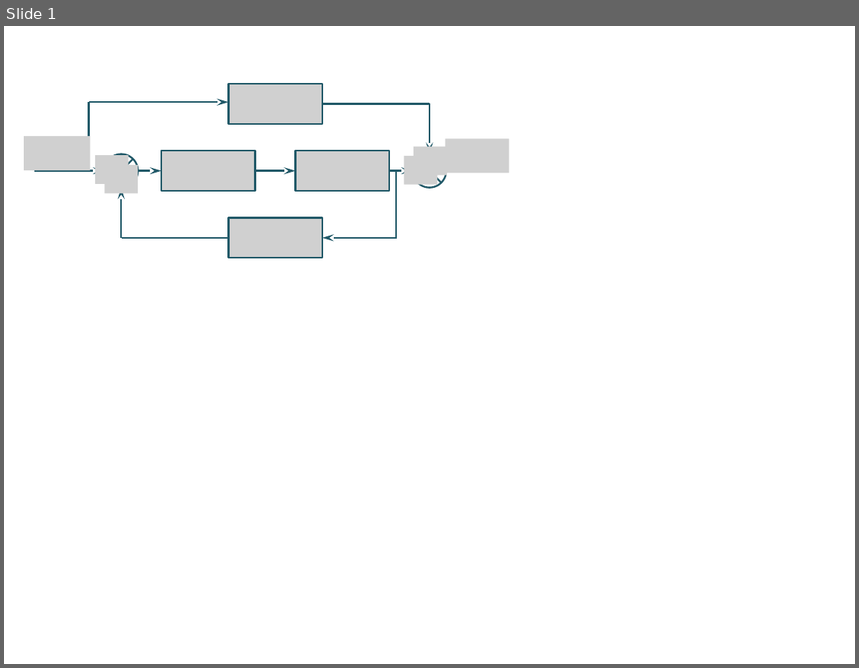
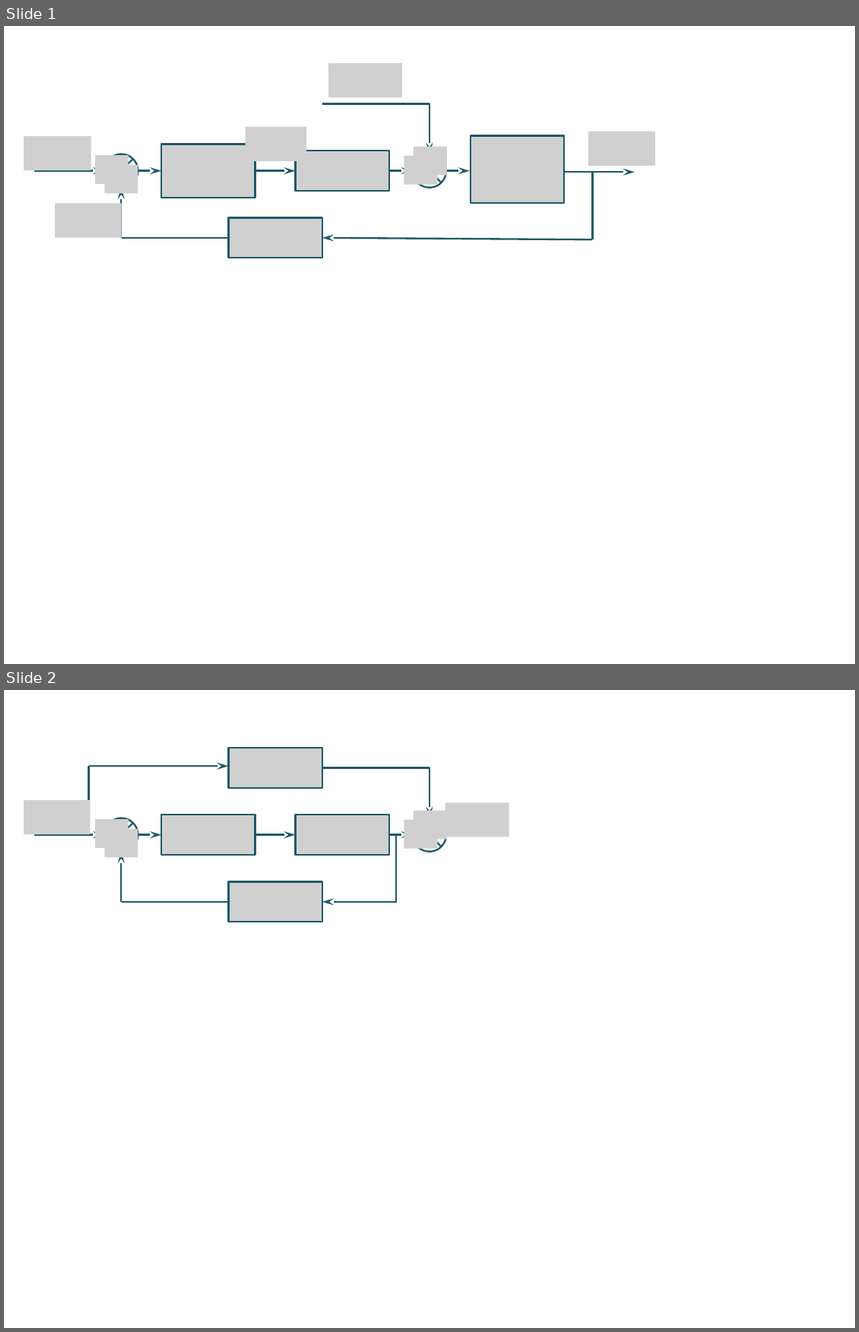
Before and after one commit to xpessoles/Cy_01_PSI_ModelisationLinNonLin, a slide deck: Revisions/03_Modelisation_Blocs_Applications/images/Figures.pptx. Shown one above the other, each under a label of ours: slide 1 before the commit, slides 1 and 2 after it. The pictures are 859x668 and 859x1332 pixels, drawn with LibreOffice and Linux fonts; fonts in the diff are those of the drawing; grey boxes stand for pictures. Boxes give left, top, right and bottom in pixels: in the first picture for what was removed or moved away, otherwise in the second. Text is boxed around its words. In the diff, an @@ line names an element or a change of style, - is before the commit and + after.

```diff
--- a/Revisions/03_Modelisation_Blocs_Applications/images/Figures.pptx
+++ b/Revisions/03_Modelisation_Blocs_Applications/images/Figures.pptx
@@ slide 1 added at [4,26,855,664], background #FFFFFF @@
@@ picture added at [329,63,402,97] @@
@@ line added from (430, 104) to (322, 104), #215968 1.5 pt @@
@@ arrow added from (430, 104) to (430, 154), #215968 1.5 pt @@
@@ picture added at [24,135,91,170] @@
@@ picture added at [246,126,307,161] @@
@@ picture added at [471,135,564,203] @@
@@ picture added at [588,132,655,166] @@
@@ picture added at [95,155,129,184] @@
@@ flow chart summing junction added at [104,154,138,188], outline #215968 1.5 pt @@
@@ picture added at [161,145,255,198] @@
@@ picture added at [296,151,389,191] @@
@@ picture added at [404,156,437,185] @@
@@ flow chart summing junction added at [413,154,446,188], outline #215968 1.5 pt @@
@@ picture added at [414,147,446,176] @@
@@ arrow added from (34, 170) to (104, 170), #215968 1.5 pt @@
@@ picture added at [104,165,138,194] @@
@@ arrow added from (138, 170) to (161, 170), #215968 1.5 pt @@
@@ arrow added from (255, 170) to (296, 170), #215968 1.5 pt @@
@@ arrow added from (389, 170) to (413, 170), #215968 1.5 pt @@
@@ arrow added from (446, 170) to (470, 170), #215968 1.5 pt @@
@@ arrow added from (564, 173) to (635, 173), #215968 1.5 pt @@
@@ line added from (592, 173) to (592, 240), #215968 1.5 pt @@
@@ picture added at [55,203,122,237] @@
@@ arrow added from (122, 238) to (122, 188), #215968 1.5 pt @@
@@ picture added at [229,218,322,258] @@
@@ line added from (229, 238) to (122, 238), #215968 1.5 pt @@
@@ arrow added from (592, 240) to (322, 238), #215968 1.5 pt @@
@@ what was slide 1 is now slide 2 @@
```
Also in this commit, not shown: 8 other files.
